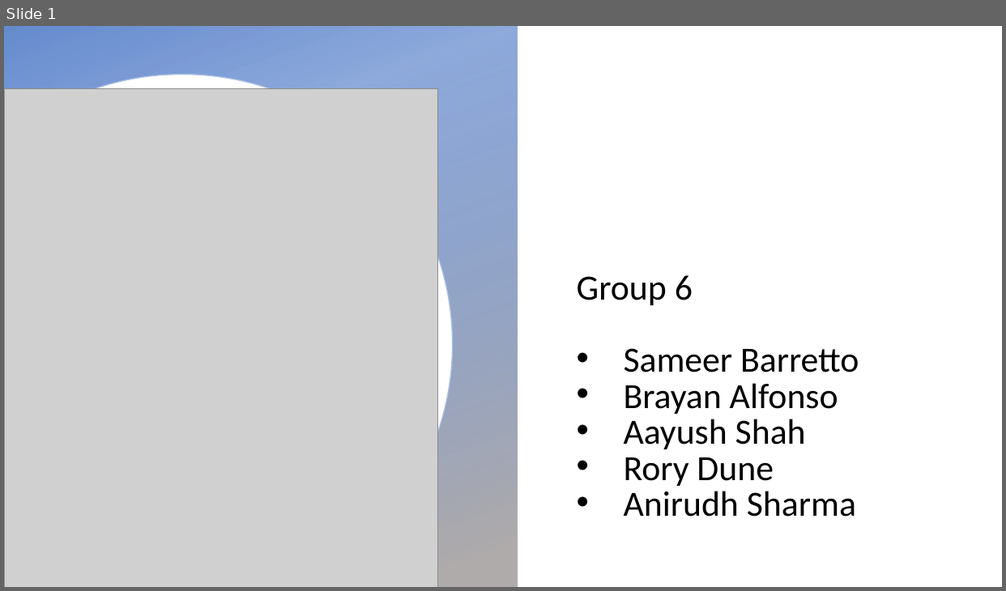
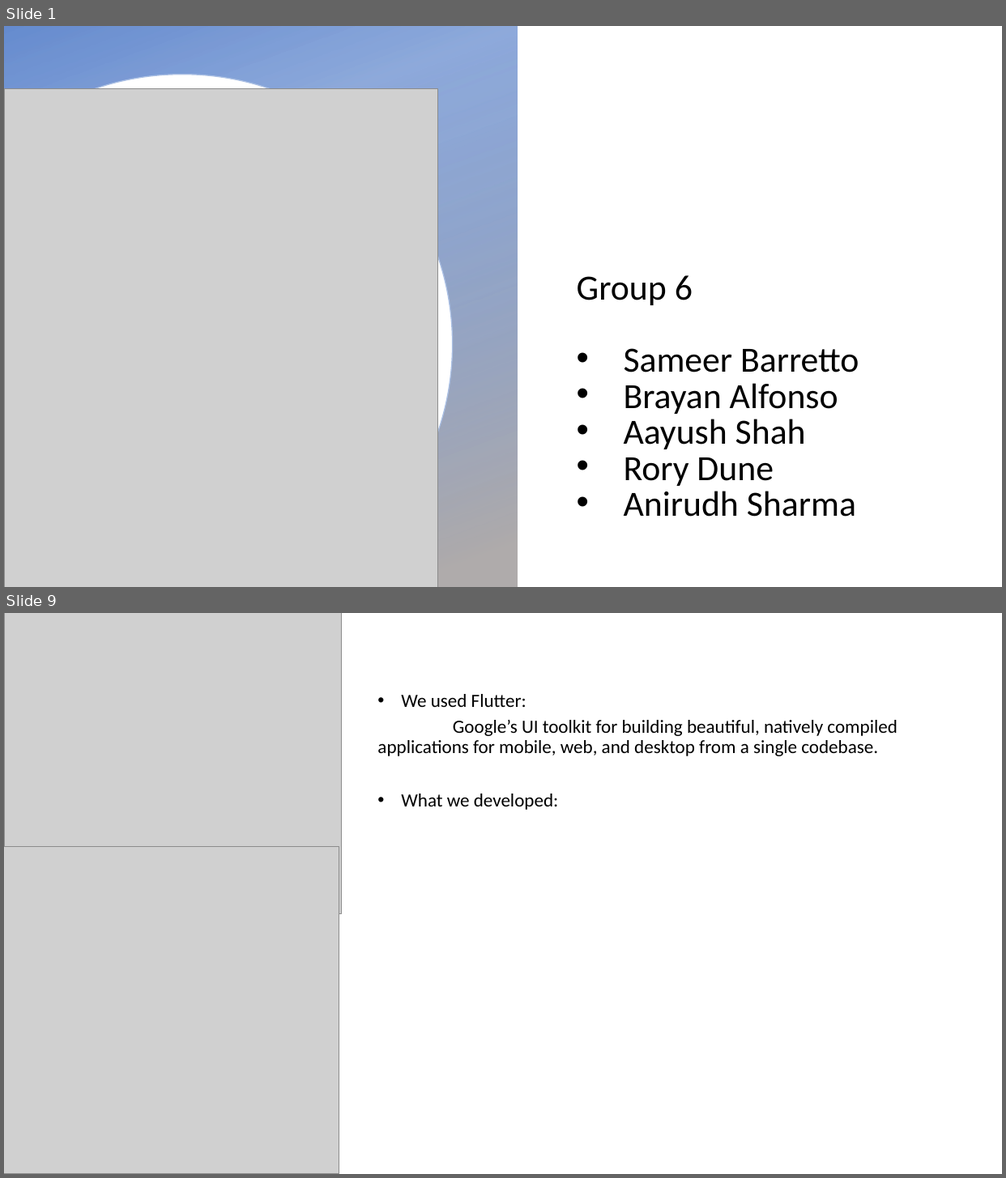
Before and after one commit to Columbus19/team-6, a slide deck: Aprien_Group _6.pptx. Shown one above the other, each under a label of ours: slide 1 before the commit, slides 1 and 9 after it; the slides between them are not shown. The pictures are 1006x591 and 1006x1178 pixels, drawn with LibreOffice and Linux fonts; fonts in the diff are those of the drawing; grey boxes stand for pictures; background and template pictures are left out. Boxes give left, top, right and bottom in pixels: in the first picture for what was removed or moved away, otherwise in the second. Text is boxed around its words. In the diff, an @@ line names an element or a change of style, - is before the commit and + after.

```diff
--- a/Aprien_Group _6.pptx
+++ b/Aprien_Group _6.pptx
@@ slide 9 added at bbox=[4, 613, 1002, 1174], background #FFFFFF @@
@@ picture added at bbox=[4, 613, 342, 914] @@
@@ text added at bbox=[377, 694, 897, 810], 18 pt, text #000000 @@
+• We used Flutter:
+Google’s UI toolkit for building beautiful, natively compiled applications for mobile, web, and desktop from a single codebase.
+• What we developed:
@@ picture added at bbox=[4, 847, 339, 1174] @@
```
Also in this commit, not shown: 6 slides changed, 2 other slides added, 2 slides removed.
